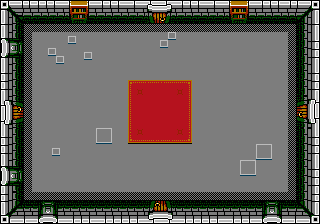
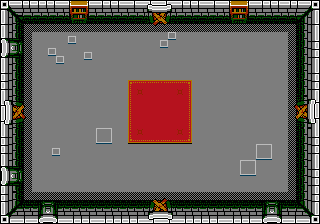
Layered file, before and after one edit (320x224). Changes by layer:
moved "TopLayerDoorFrames" above "EastBlocker" over [13, 13, 307, 211]
added layer "EastBlocker" above "SouthBlocker" over [294, 105, 307, 120]
added layer "SouthBlocker" above "WestBlocker" over [152, 198, 167, 211]
added layer "WestBlocker" above "NorthBlocker" over [13, 104, 26, 120]
added layer "NorthBlocker" above "Doors" over [152, 13, 168, 26]
